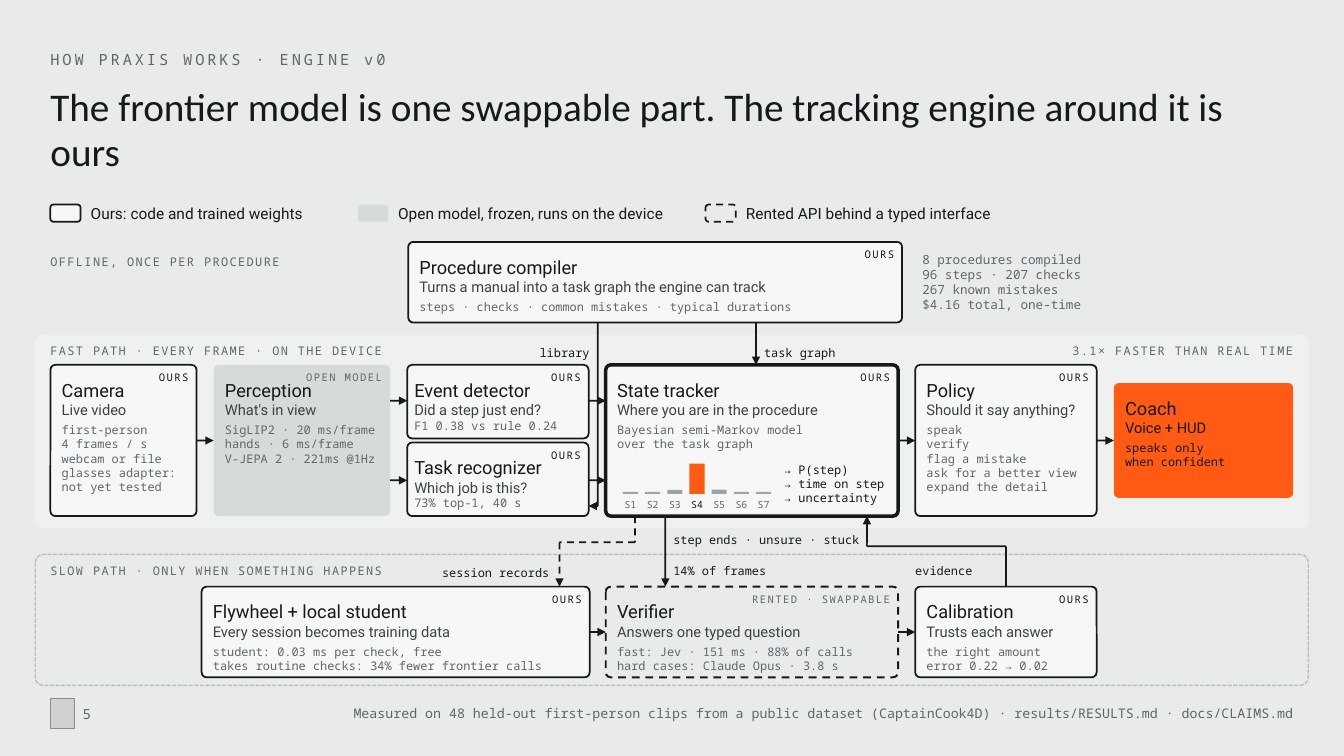
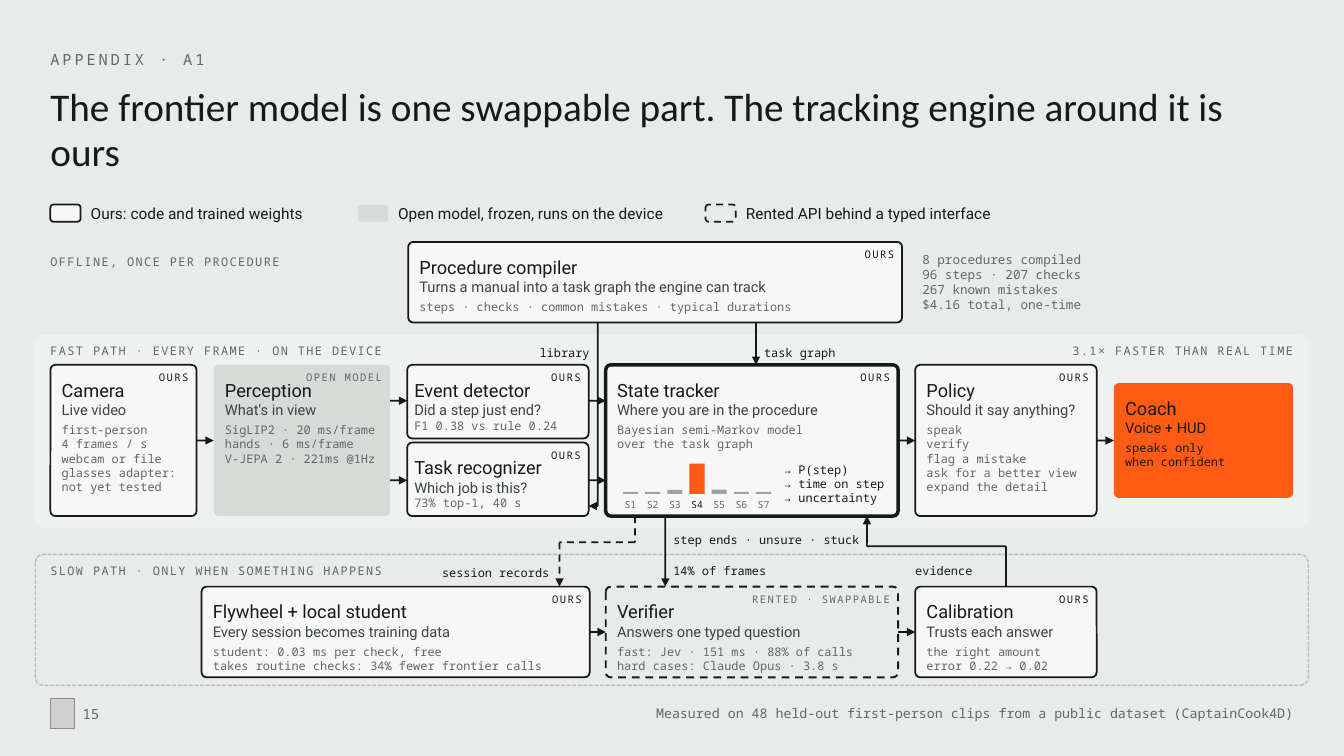
Before and after one commit to MonishSaravana/praxis, a slide deck: slide 15 of deck/Praxis_SAH_Oct2026.pptx (slide 5 before the commit). Drawn at 1344x756 pixels with LibreOffice and Linux fonts; fonts in the diff are those of the drawing; grey boxes stand for pictures. Boxes give left, top, right and bottom in pixels: in the first picture for what was removed or moved away, otherwise in the second. Text is boxed around its words. In the diff, an @@ line names an element or a change of style, - is before the commit and + after.

```diff
--- a/deck/Praxis_SAH_Oct2026.pptx
+++ b/deck/Praxis_SAH_Oct2026.pptx
@@ text at bbox=[50, 54, 204, 65]: text changed @@
-HOW PRAXIS WORKS · ENGINE v0
+APPENDIX · A1
@@ page number at bbox=[83, 709, 100, 719]: text changed @@
-5
+15
@@ text at bbox=[656, 708, 1293, 721]: text changed @@
-Measured on 48 held-out first-person clips from a public dataset (CaptainCook4D) · results/RESULTS.md · docs/CLAIMS.md
+Measured on 48 held-out first-person clips from a public dataset (CaptainCook4D)
```
Also in this commit, not shown: 15 other slides changed, 7 slides added, 6 slides removed, 59 other files.
